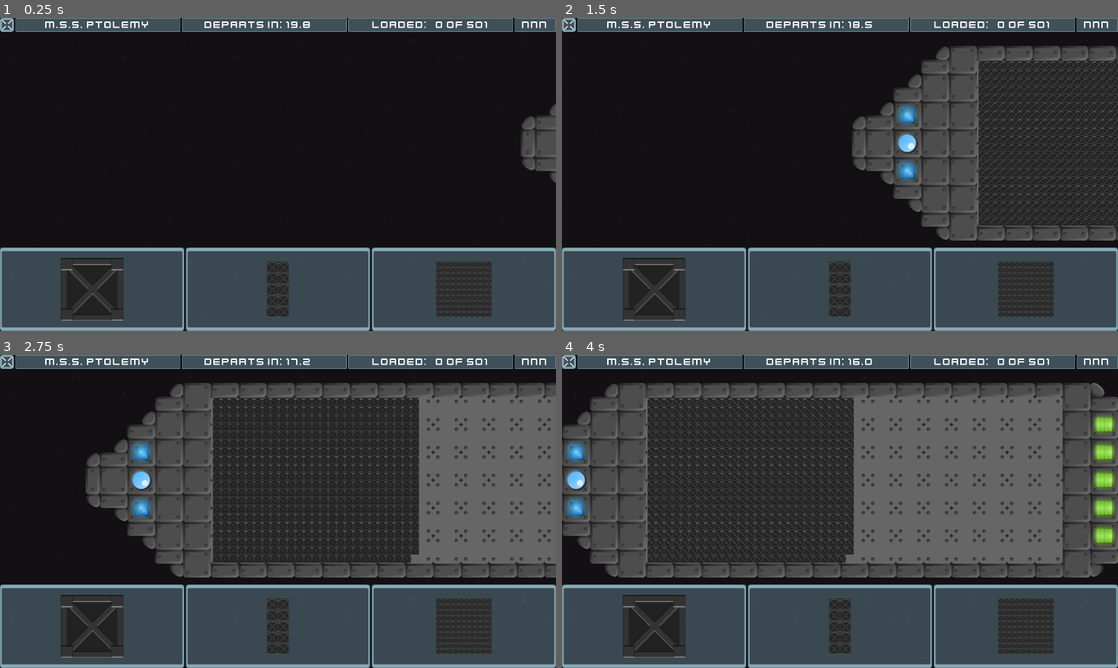
Above: before the commit, frames 1-4 (two rows, left to right).
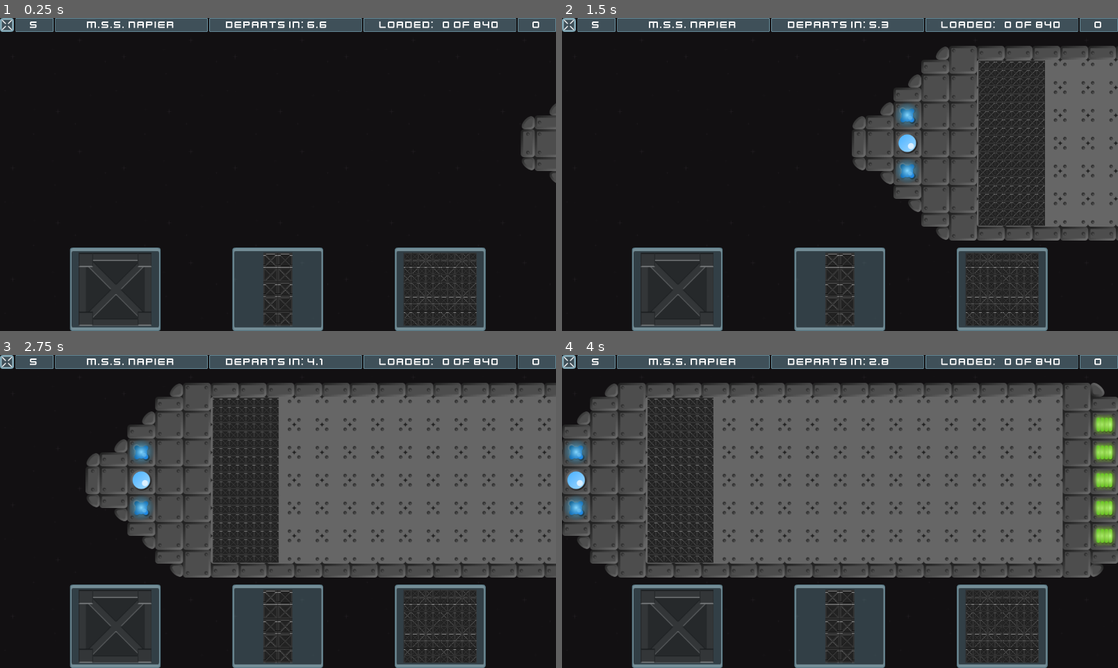
Above: after the commit, the same moments.

Repository: caleb-vincent/space-math
Game: Godot game, scene res://Cargo/Cargo.tscn
Same seed, same stepped clock (60 frames per second), same inputs: the game is played once before the commit and once after it. This scene is started directly instead of the project's main scene.
Inputs (mouse positions are in pixels of both pictures, inside the frame that each line leads up to):
- Up to frame 1 (0.25 s): no input
- Up to frame 2 (1.5 s): click (656, 290) at 0.52 s; click (840, 290) at 1.27 s
- Up to frame 3 (2.75 s): click (461, 627) at 2.02 s
- Up to frame 4 (4 s): click (656, 627) at 2.77 s; click (840, 627) at 3.52 s

The runs differ from the first frame. In frame 1, 20% of the frame differs, in the area x 0-100%, y 0-100%; in frame 2, 27%; in frame 3, 33%; in frame 4, 33%.

Commit message:
Cargo Placing
* Controls disable and have better icons
* Actual Game Over condition
* Messages for bonus Attempts, and losses

Diff:
--- a/Cargo/Cargo.tscn
+++ b/Cargo/Cargo.tscn
@@ -12,7 +12,10 @@
 
 const INITIAL_VELOCITY = Vector2(-464,0)
 const EXIT_NUDGE = Vector2(-500,0)
-
+const GAME_OVER = \"GAME\\r\\nOVER\"
+const BONUS_MSG = \"BONUS!\"
+const MISSED_MSG = \"MISSED!\"
+const OVERLOADED_MSG = \"OVERLOADED!\"
 
 ################################################################################
 #	Inherited Methods
@@ -20,12 +23,14 @@
 
 
 func _process(delta: float) -> void:
-	$Hud.time = $RoundTimer.time_left
+	$Hud.time = $DepartureTimer.time_left
 
 
 func _ready() -> void:
 	_rng.randomize()
 	_newShip()
+	$Hud.score = 0
+	$Control.disabled = true
 
 
 ################################################################################
@@ -36,6 +41,21 @@
 ################################################################################
 #	Private Methods
 ################################################################################
+
+
+func _difficultyTimeMultiplier() -> float:
+	if Options.selectedDifficulty == Options.Difficulty.EASY:
+		return _rng.randf_range(0.75, 1.25)
+	elif Options.selectedDifficulty == Options.Difficulty.HARD:
+		return _rng.randf_range(0.25, 0.75)
+	else:
+		return _rng.randf_range(0.5, 1)
+
+
+func _gameOver() -> void:
+	$Hud.msgText = GAME_OVER
+	$Control.visible = false
+	$Hud.connect(\"msgGone\", self, \"_on_GameOverSplashTimer_timeout\")
 
 
 func _newShip() -> void:
@@ -45,21 +65,44 @@
 	$Ship.position = $ShipStart.position
 	$Ship.linear_velocity = INITIAL_VELOCITY
 	$Hud.loadCount = 0
-	$Hud.loadTotal = $Ship.MAX_CARGO - $Ship.cargoCount
-	$RoundTimer.start()
+	var loadCount = $Ship.MAX_CARGO - $Ship.cargoCount
+	$Hud.loadTotal = loadCount
+	var hCount = int(loadCount / 100)
+	var tCount = int((loadCount - (hCount * 100)) / 10)
+	var oCount = loadCount - (hCount * 100) - (tCount * 10)
+	$DepartureTimer.wait_time = (hCount + tCount + oCount) * _difficultyTimeMultiplier()
+	$DepartureTimer.start()
+
+
+func _shipDeparture() -> void:
+	if $Hud.loadCount < $Hud.loadTotal:
+		$Hud.lives -= 1
+		$Hud.msgText = MISSED_MSG
+	elif $DepartureTimer.time_left > $DepartureTimer.wait_time / 2:
+		$Hud.lives += 1
+		$Hud.msgText = BONUS_MSG
+	if $Hud.lives < 0:
+		_gameOver()
+	$Ship.add_force(Vector2(0,0), EXIT_NUDGE)
+	$Control.disabled = true
 
 
 func _updateLoadCount(add : int) -> void:
 	$Hud.loadCount += add
 	$Ship.addCargo(add)
 	if $Hud.loadCount == $Hud.loadTotal:
-		$Ship.add_force(Vector2(0,0), EXIT_NUDGE)
-		$Hud.score += 1
+		$Hud.score = int(clamp($Hud.score + 1, 0, 9999))
+		_shipDeparture()
+		$DepartureTimer.stop()
+	elif $Hud.loadCount > $Hud.loadTotal:
+		$Hud.msgText = OVERLOADED_MSG
+		$Hud.score = int(clamp($Hud.score - 1, 0, 9999))
 
 
 ################################################################################
 #	Signal Handling
 ################################################################################
+
 
 func _on_Control_onesPlace() -> void:
 	if $Ship.isReady():
@@ -76,17 +119,20 @@
 		_updateLoadCount(10)
 
 
+func _on_DepartureTimer_timeout() -> void:
+	_shipDeparture()
+
+
 func _on_GameOverSplashTimer_timeout() -> void:
 	emit_signal(\"gameOver\")
 
 
-func _on_ShipGone(success : bool) -> void:
-	if success:
-		_newShip()
-	else:
-		$Hud.gameOver()
-		$GameOverSplashTimer.start()
-	pass
+func _on_ShipGone() -> void:
+	_newShip()
+
+
+func _on_Ship_shipReady() -> void:
+	$Control.disabled = false
 
 "
 
@@ -99,12 +145,8 @@
 [node name="Cargo" type="Node"]
 script = SubResource( 1 )
 
-[node name="RoundTimer" type="Timer" parent="."]
+[node name="DepartureTimer" type="Timer" parent="."]
 wait_time = 20.0
-one_shot = true
-
-[node name="GameOverSplashTimer" type="Timer" parent="."]
-wait_time = 3.0
 one_shot = true
 
 [node name="Background" type="TextureRect" parent="."]
@@ -126,6 +168,7 @@
 position = Vector2( 1399.57, 0 )
 
 [node name="Hud" parent="." instance=ExtResource( 5 )]
+lives = 5
 
 [node name="Control" parent="." instance=ExtResource( 2 )]
 margin_top = 528.0
@@ -149,9 +192,9 @@
 [node name="CollisionShape2D" type="CollisionShape2D" parent="StoppingBuffer"]
 position = Vector2( 48, 144 )
 shape = SubResource( 3 )
-[connection signal="timeout" from="GameOverSplashTimer" to="." method="_on_GameOverSplashTimer_timeout"]
+[connection signal="timeout" from="DepartureTimer" to="." method="_on_DepartureTimer_timeout"]
 [connection signal="shipGone" from="Ship" to="." method="_on_ShipGone"]
-[connection signal="gameOver" from="Hud" to="." method="_on_GameOverSplashTimer_timeout"]
+[connection signal="shipReady" from="Ship" to="." method="_on_Ship_shipReady"]
 [connection signal="hundredsPlace" from="Control" to="." method="_on_Control_hundredsPlace"]
 [connection signal="onesPlace" from="Control" to="." method="_on_Control_onesPlace"]
 [connection signal="tensPlace" from="Control" to="." method="_on_Control_tensPlace"]
--- a/Cargo/CargoHud.tscn
+++ b/Cargo/CargoHud.tscn
@@ -1,5 +1,6 @@
-[gd_scene load_steps=6 format=2]
-
+[gd_scene load_steps=7 format=2]
+
+[ext_resource path="res://assets/PopupStyle_Normal.tres" type="StyleBox" id=1]
 [ext_resource path="res://assets/theme.tres" type="Theme" id=2]
 [ext_resource path="res://assets/kenvector_future.ttf" type="DynamicFontData" id=3]
 [ext_resource path="res://assets/glassButton_close.png" type="Texture" id=4]
@@ -7,17 +8,26 @@
 [sub_resource type="GDScript" id=1]
 script/source = "extends Control
 
-signal gameOver
+signal msgGone
 
 export var shipName : String = \"M.S.S. Al-Khwārizmī\" setget _setShipName
 export var time = 0.0 setget _setTime
 export var loadCount : int = 0 setget _setLoad
 export var loadTotal : int = 0 setget _setTotal
+export var lives: int = 0 setget _setLives
 export var score = 0 setget _setScore
-
-func gameOver() -> void:
-	$StatusBar.visible = false
-	$GameOver.visible = true
+export var msgText : String setget _setMessage
+
+
+func _ready()-> void:
+	_setLives(lives)
+	_setScore(score)
+
+func _setMessage(msg : String) -> void:
+	msgText = msg
+	$CenterContainer/MessageBox/Label.text = msgText
+	$CenterContainer/MessageBox.visible = true
+	$MsgTimer.start()
 
 
 func _setShipName(name : String) -> void:
@@ -33,6 +43,11 @@
 		$StatusBar/TimeRemaining/Label.text = \"Departs in: \" +  \"%03.1f\" % [t]
 
 
+func _setLives(l : int) -> void:
+	lives = l
+	$StatusBar/Lives/Label.text = str(l)
+
+
 func _setLoad(count : int) -> void:
 	loadCount = count
 	_updateLoading()
@@ -52,8 +67,11 @@
 	$StatusBar/Loading/Label.text = \"Loaded: \" + \"%3d\" % [loadCount] + \" of \" + \"%3d\" % [loadTotal]
 
 
-func _on_gameOver() -> void:
-	emit_signal(\"gameOver\")
+func _on_MsgTimer_timeout() -> void:
+	$CenterContainer/MessageBox.visible = false
+	$CenterContainer/MessageBox/Label.text = \"\"
+	msgText = \"\"
+	emit_signal(\"msgGone\")
 "
 
 [sub_resource type="DynamicFont" id=2]
@@ -86,9 +104,29 @@
 texture_normal = ExtResource( 4 )
 stretch_mode = 5
 
+[node name="Lives" type="Panel" parent="StatusBar"]
+margin_left = 36.0
+margin_right = 123.0
+margin_bottom = 32.0
+size_flags_horizontal = 3
+size_flags_stretch_ratio = 0.25
+__meta__ = {
+"_edit_use_anchors_": false
+}
+
+[node name="Label" type="Label" parent="StatusBar/Lives"]
+anchor_right = 1.0
+anchor_bottom = 1.0
+text = "N"
+align = 1
+valign = 1
+__meta__ = {
+"_edit_use_anchors_": false
+}
+
 [node name="ShipName" type="Panel" parent="StatusBar"]
-margin_left = 36.0
-margin_right = 415.0
+margin_left = 127.0
+margin_right = 477.0
 margin_bottom = 32.0
 size_flags_horizontal = 3
 size_flags_vertical = 3
@@ -108,8 +146,8 @@
 }
 
 [node name="TimeRemaining" type="Panel" parent="StatusBar"]
-margin_left = 419.0
-margin_right = 798.0
+margin_left = 481.0
+margin_right = 831.0
 margin_bottom = 32.0
 size_flags_horizontal = 3
 size_flags_vertical = 3
@@ -132,8 +170,8 @@
 }
 
 [node name="Loading" type="Panel" parent="StatusBar"]
-margin_left = 802.0
-margin_right = 1181.0
+margin_left = 835.0
+margin_right = 1185.0
 margin_bottom = 32.0
 size_flags_horizontal = 3
 size_flags_vertical = 3
@@ -153,7 +191,7 @@
 }
 
 [node name="Score" type="Panel" parent="StatusBar"]
-margin_left = 1185.0
+margin_left = 1189.0
 margin_right = 1280.0
 margin_bottom = 32.0
 size_flags_horizontal = 3
@@ -170,32 +208,40 @@
 "_edit_use_anchors_": false
 }
 
-[node name="GameOver" type="PopupPanel" parent="."]
-visible = true
-anchor_left = 0.5
-anchor_top = 0.5
-anchor_right = 0.5
-anchor_bottom = 0.5
-margin_left = -130.0
-margin_top = -96.0
-margin_right = 130.0
-margin_bottom = 96.0
+[node name="CenterContainer" type="CenterContainer" parent="."]
+anchor_right = 1.0
+anchor_bottom = 1.0
+mouse_filter = 1
+__meta__ = {
+"_edit_use_anchors_": false
+}
+
+[node name="MessageBox" type="PanelContainer" parent="CenterContainer"]
+visible = false
+margin_left = 512.0
+margin_top = 296.0
+margin_right = 768.0
+margin_bottom = 424.0
 rect_min_size = Vector2( 256, 128 )
-rect_scale = Vector2( 0.983207, 0.982283 )
-
-[node name="Label" type="Label" parent="GameOver"]
-anchor_right = 1.0
-anchor_bottom = 1.0
+custom_styles/panel = ExtResource( 1 )
+
+[node name="Label" type="Label" parent="CenterContainer/MessageBox"]
 margin_left = 16.0
 margin_top = 16.0
-margin_right = -16.0
-margin_bottom = -16.0
+margin_right = 350.0
+margin_bottom = 238.0
 custom_fonts/font = SubResource( 2 )
-text = "GAME
-OVER"
-align = 1
-valign = 1
-__meta__ = {
-"_edit_use_anchors_": false
-}
+text = "MESSGE
+TEXT
+HERE"
+align = 1
+valign = 1
+__meta__ = {
+"_edit_use_anchors_": false
+}
+
+[node name="MsgTimer" type="Timer" parent="."]
+wait_time = 2.75
+one_shot = true
 [connection signal="pressed" from="StatusBar/ExitButton" to="." method="_on_gameOver"]
+[connection signal="timeout" from="MsgTimer" to="." method="_on_MsgTimer_timeout"]
--- a/Cargo/Controls.tscn
+++ b/Cargo/Controls.tscn
@@ -1,8 +1,9 @@
-[gd_scene load_steps=6 format=2]
+[gd_scene load_steps=8 format=2]
 
 [ext_resource path="res://assets/theme.tres" type="Theme" id=1]
 [ext_resource path="res://assets/cargoBox_ten.png" type="Texture" id=2]
 [ext_resource path="res://assets/cargoBox_hundred.png" type="Texture" id=3]
+[ext_resource path="res://assets/glassPanel_projection.png" type="Texture" id=4]
 [ext_resource path="res://assets/cargoBox.png" type="Texture" id=5]
 
 [sub_resource type="GDScript" id=1]
@@ -12,6 +13,7 @@
 signal tensPlace
 signal hundredsPlace
 
+var disabled : bool = true setget _setDisabled
 
 func _onOnesButton() -> void:
 	emit_signal(\"onesPlace\")
@@ -23,7 +25,31 @@
 
 func _onHundredsButton() -> void:
 	emit_signal(\"hundredsPlace\")
+
+func _setDisabled(d : bool) -> void:
+	disabled = d
+	var alphaColor = (0.75 if d else 1.0)
+	$Ones.disabled = d
+	$Ones/TextureRect.modulate = Color( 1, 1, 1, alphaColor )
+	$Tens.disabled = d
+	$Ones/TextureRect.modulate = Color( 1, 1, 1, alphaColor )
+	$HundredsButton.disabled = d
+	$Ones/TextureRect.modulate = Color( 1, 1, 1, alphaColor)
+
 "
+
+[sub_resource type="StyleBoxTexture" id=2]
+content_margin_left = 16.0
+content_margin_right = 12.0
+content_margin_top = 14.0
+content_margin_bottom = 14.0
+texture = ExtResource( 4 )
+region_rect = Rect2( 0, 0, 100, 100 )
+margin_left = 8.0
+margin_right = 8.0
+margin_top = 8.0
+margin_bottom = 8.0
+modulate_color = Color( 0.901961, 0.901961, 0.901961, 1 )
 
 [node name="CargoControls" type="HBoxContainer"]
 anchor_right = 1.0
@@ -35,20 +61,31 @@
 "_edit_use_anchors_": false
 }
 
+[node name="Spacer" type="Container" parent="."]
+margin_right = 157.0
+margin_bottom = 192.0
+size_flags_horizontal = 3
+size_flags_stretch_ratio = 0.75
+
 [node name="Ones" type="Button" parent="."]
-margin_right = 424.0
+margin_left = 161.0
+margin_right = 370.0
 margin_bottom = 192.0
 focus_mode = 0
 size_flags_horizontal = 3
 shortcut_in_tooltip = false
 action_mode = 0
 enabled_focus_mode = 0
+expand_icon = true
 
 [node name="TextureRect" type="TextureRect" parent="Ones"]
+modulate = Color( 1, 1, 1, 0.752941 )
 anchor_right = 1.0
 anchor_bottom = 1.0
-margin_top = 24.0
-margin_bottom = -24.0
+margin_left = 8.0
+margin_top = 12.0
+margin_right = -8.0
+margin_bottom = -12.0
 texture = ExtResource( 5 )
 expand = true
 stretch_mode = 6
@@ -56,45 +93,78 @@
 "_edit_use_anchors_": false
 }
 
+[node name="Spacer2" type="Container" parent="."]
+margin_left = 374.0
+margin_right = 531.0
+margin_bottom = 192.0
+size_flags_horizontal = 3
+size_flags_stretch_ratio = 0.75
+
 [node name="Tens" type="Button" parent="."]
-margin_left = 428.0
-margin_right = 852.0
+margin_left = 535.0
+margin_right = 744.0
 margin_bottom = 192.0
 focus_mode = 0
 size_flags_horizontal = 3
+custom_styles/normal = SubResource( 2 )
 shortcut_in_tooltip = false
 action_mode = 0
 enabled_focus_mode = 0
+expand_icon = true
 
 [node name="TextureRect" type="TextureRect" parent="Tens"]
 anchor_right = 1.0
 anchor_bottom = 1.0
+margin_left = 8.0
+margin_top = 12.0
+margin_right = -8.0
+margin_bottom = -12.0
 texture = ExtResource( 2 )
-stretch_mode = 4
+expand = true
+stretch_mode = 6
 __meta__ = {
 "_edit_use_anchors_": false
 }
 
+[node name="Spacer3" type="Container" parent="."]
+margin_left = 748.0
+margin_right = 905.0
+margin_bottom = 192.0
+size_flags_horizontal = 3
+size_flags_stretch_ratio = 0.75
+
 [node name="HundredsButton" type="Button" parent="."]
-margin_left = 856.0
-margin_right = 1280.0
+margin_left = 909.0
+margin_right = 1118.0
 margin_bottom = 192.0
 focus_mode = 0
 size_flags_horizontal = 3
+custom_styles/normal = SubResource( 2 )
 shortcut_in_tooltip = false
 action_mode = 0
 enabled_focus_mode = 0
+expand_icon = true
 
 [node name="TextureRect" type="TextureRect" parent="HundredsButton"]
 anchor_right = 1.0
 anchor_bottom = 1.0
-size_flags_horizontal = 5
-size_flags_vertical = 5
+margin_left = 8.0
+margin_top = 12.0
+margin_right = -8.0
+margin_bottom = -12.0
 texture = ExtResource( 3 )
-stretch_mode = 4
+expand = true
+stretch_mode = 6
 __meta__ = {
 "_edit_use_anchors_": false
 }
+
+[node name="Spacer4" type="Container" parent="."]
+margin_left = 1122.0
+margin_right = 1280.0
+margin_bottom = 192.0
+size_flags_horizontal = 3
+size_flags_stretch_ratio = 0.75
 [connection signal="pressed" from="Ones" to="." method="_onOnesButton"]
 [connection signal="pressed" from="Tens" to="." method="_onTensButton"]
 [connection signal="pressed" from="HundredsButton" to="." method="_onHundredsButton"]
--- a/Cargo/Ship.tscn
+++ b/Cargo/Ship.tscn
@@ -10,6 +10,7 @@
 export var gridSize : int = 19
 
 signal shipGone
+signal shipReady
 
 var cargoCount = 0 setget _setCargo
 
@@ -19,6 +20,20 @@
 onready var ROWS : int = ROW_MAX /  gridSize
 onready var COLUMNS : int = COLUMN_MAX /  gridSize
 onready var MAX_CARGO = ROWS * COLUMNS
+
+var _previousVx = 0
+
+################################################################################
+#	Inherited Methods
+################################################################################
+
+
+func _integrate_forces (state : Physics2DDirectBodyState)  -> void:
+	var deltaV = abs(linear_velocity.x - _previousVx) / state.step
+	if abs(linear_velocity.x) < 0.5 && deltaV > 0:
+		emit_signal(\"shipReady\")
+		linear_velocity = Vector2.ZERO
+	_previousVx = linear_velocity.x
 
 
 ################################################################################
@@ -68,7 +83,7 @@
 
 
 func _on_shipGone() -> void:
-	emit_signal(\"shipGone\", cargoCount <= MAX_CARGO)
+	emit_signal(\"shipGone\")
 	$Sprite.visible = true
 
 
Binary file changed: assets/CargoBox_small.png
Binary file changed: assets/cargoBox_hundred.png
Binary file changed: assets/cargoBox_ten.png
